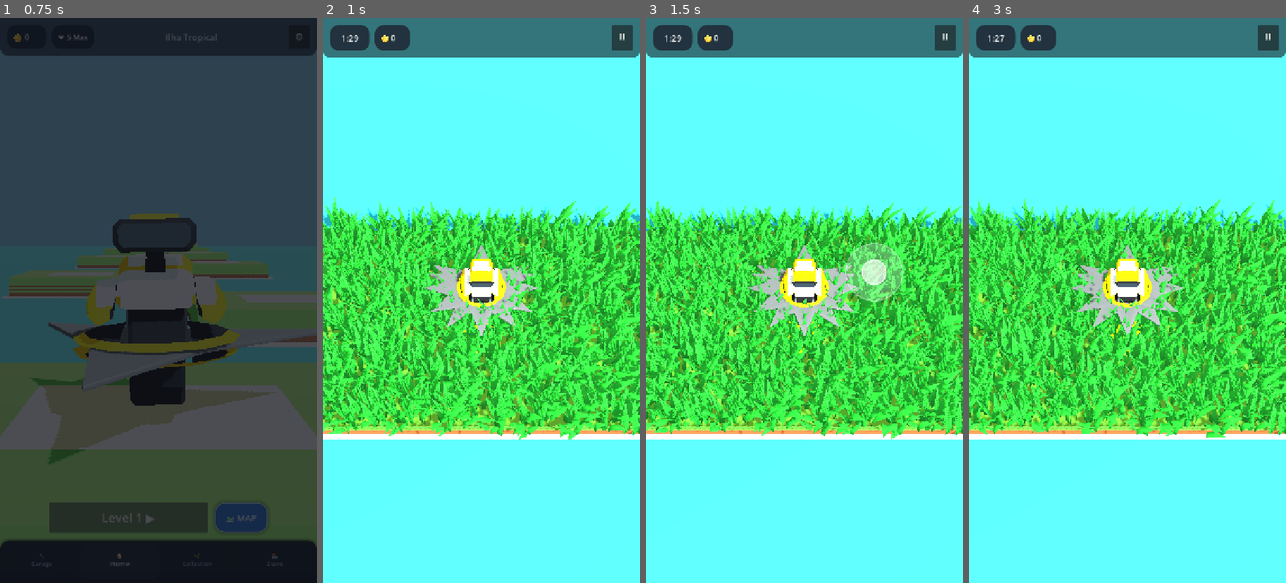
Above: before the commit, frames 1-4 (left to right).
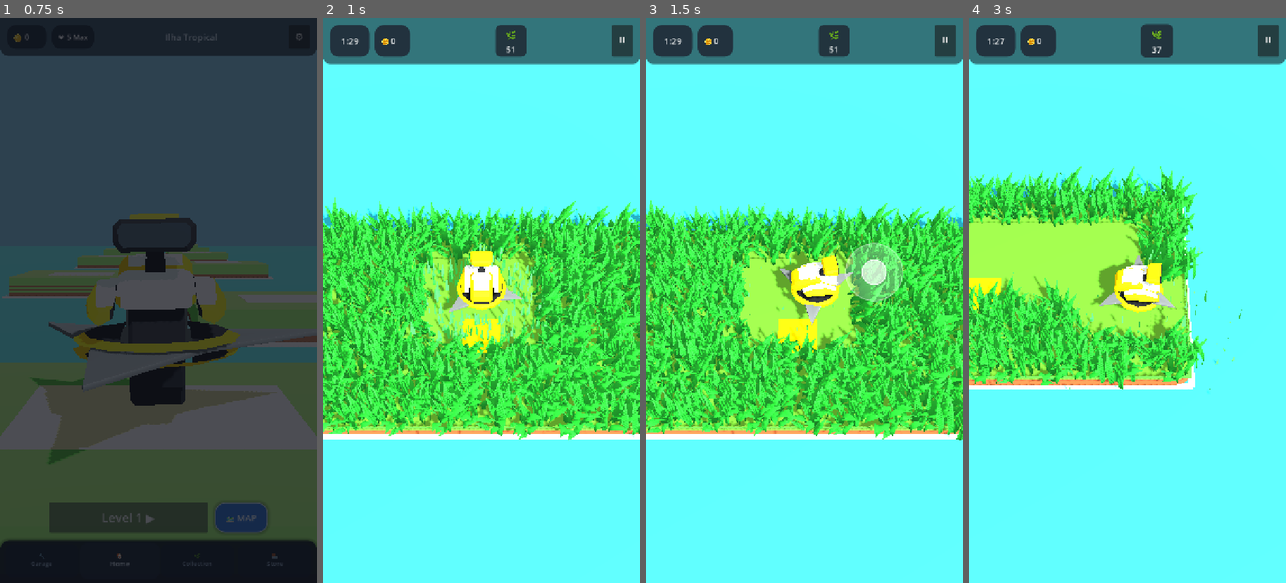
Above: after the commit, the same moments.

Repository: rogerbif/grass-cut-bot
Game: Godot game, scene res://scenes/menu/main_menu.tscn
Two runs of this game, one before a commit and one after it. Both use one fixed random seed, a clock stepped at 60 frames per second and the inputs below.
Inputs (mouse positions are in pixels of both pictures, inside the frame that each line leads up to):
- Up to frame 1 (0.75 s): click "Level 1 ▶" at 0.5 s
- Up to frame 2 (1 s): no input
- Up to frame 3 (1.5 s): tap Enter at 1.25 s; move the mouse to (874, 272) at 1.27 s; hold Right (ui_right) from 1.28 s (still down); hold Alt from 1.28 s (still down); click (874, 272) at 1.42 s
- Up to frame 4 (3 s): release Right (ui_right) at 2 s; release Alt at 2 s; drag from (1064, 328) to (1111, 413) at 2.02 s; move the mouse to (1159, 176) at 2.77 s; hold Right (ui_right) from 2.78 s (still down); tap Z at 2.85 s

Frame 1 is identical in both runs. In frame 2, 9.6% of the frame differs, in the area x 0-100%, y 1-63%; in frame 3, 32%; in frame 4, 43%, in the area x 0-100%, y 1-75%.
Error before the commit: Parse Error: Cannot find member "LEVEL_WON" in base "game_manager.gd.GameState". (res://scripts/cutter/cutter.gd:90)

Commit message:
fix(cutter): renomeia EyeExpression evitando sombreamento nativo e corrige GameState.VICTORY

Diff:
--- a/scripts/cutter/cutter.gd
+++ b/scripts/cutter/cutter.gd
@@ -87,7 +87,7 @@
 	if robot_eyes != null:
 		if new_state == GameManager.GameState.PAUSED:
 			robot_eyes.set_screen_off(true)
-		elif new_state == GameManager.GameState.LEVEL_WON:
+		elif new_state == GameManager.GameState.VICTORY:
 			robot_eyes.trigger_victory_reaction()
 		elif new_state == GameManager.GameState.PLAYING:
 			robot_eyes.set_screen_off(false)
@@ -191,13 +191,13 @@
 	if robot_eyes:
 		robot_eyes.set_look_direction(input_direction)
 		if is_moving:
-			if idle_eyes_timer > 5.0 and robot_eyes.current_expression == RobotEyes.Expression.SLEEPING:
-				robot_eyes.set_expression(RobotEyes.Expression.NORMAL)
+			if idle_eyes_timer > 5.0 and robot_eyes.current_expression == RobotEyes.EyeExpression.SLEEPING:
+				robot_eyes.set_expression(RobotEyes.EyeExpression.NORMAL)
 			idle_eyes_timer = 0.0
 		else:
 			idle_eyes_timer += delta
-			if idle_eyes_timer > 5.5 and robot_eyes.current_expression == RobotEyes.Expression.NORMAL:
-				robot_eyes.set_expression(RobotEyes.Expression.SLEEPING)
+			if idle_eyes_timer > 5.5 and robot_eyes.current_expression == RobotEyes.EyeExpression.NORMAL:
+				robot_eyes.set_expression(RobotEyes.EyeExpression.SLEEPING)
 
 	var target_speed: float = base_speed
 	if UpgradeManager != null:
--- a/scripts/cutter/robot_eyes.gd
+++ b/scripts/cutter/robot_eyes.gd
@@ -4,7 +4,7 @@
 ## Controlador de Expressões e Animação do Display de Olhos de LED (Cutter Bit)
 ## Gerencia as 10 expressões digitais, piscar procedural, reação a impactos e olhar dinâmico.
 
-enum Expression {
+enum EyeExpression {
 	NORMAL = 0,
 	HAPPY = 1,
 	SAD = 2,
@@ -26,8 +26,8 @@
 @export var blink_min_interval: float = 3.0
 @export var blink_max_interval: float = 6.0
 
-var current_expression: Expression = Expression.NORMAL
-var default_expression: Expression = Expression.NORMAL
+var current_expression: EyeExpression = EyeExpression.NORMAL
+var default_expression: EyeExpression = EyeExpression.NORMAL
 
 var _material: ShaderMaterial
 var _blink_timer: float = 0.0
@@ -42,7 +42,7 @@
 func _ready() -> void:
 	_init_screen_material()
 	_reset_blink_timer()
-	set_expression(Expression.NORMAL)
+	set_expression(EyeExpression.NORMAL)
 
 func _init_screen_material() -> void:
 	if screen_mesh == null:
@@ -74,7 +74,7 @@
 			set_expression(default_expression)
 
 	# Temporizador do piscar autônomo
-	if auto_blink_enabled and current_expression != Expression.SLEEPING and current_expression != Expression.OFF:
+	if auto_blink_enabled and current_expression != EyeExpression.SLEEPING and current_expression != EyeExpression.OFF:
 		_blink_timer -= delta
 		if _blink_timer <= 0.0 and not _is_blinking:
 			play_blink()
@@ -84,7 +84,7 @@
 	_blink_timer = randf_range(blink_min_interval, blink_max_interval)
 
 ## Altera a expressão atual dos olhos
-func set_expression(expr: Expression, custom_color: Color = Color.TRANSPARENT, duration: float = 0.0) -> void:
+func set_expression(expr: EyeExpression, custom_color: Color = Color.TRANSPARENT, duration: float = 0.0) -> void:
 	current_expression = expr
 	if duration > 0.0:
 		_temporary_timer = duration
@@ -101,9 +101,9 @@
 	var target_color: Color = COLOR_CYAN
 	if custom_color != Color.TRANSPARENT:
 		target_color = custom_color
-	elif expr == Expression.ANGRY:
+	elif expr == EyeExpression.ANGRY:
 		target_color = COLOR_RED_ANGRY
-	elif expr == Expression.ALERT:
+	elif expr == EyeExpression.ALERT:
 		target_color = COLOR_YELLOW_ALERT
 
 	_animate_color(target_color, 0.15)
@@ -141,7 +141,7 @@
 		return
 
 	# Expressão Bravo com modo de ataque em vermelho vivo
-	set_expression(Expression.ANGRY, COLOR_RED_ANGRY, 0.75)
+	set_expression(EyeExpression.ANGRY, COLOR_RED_ANGRY, 0.75)
 
 	# Efeito de tremor/glitch elétrico no display
 	if _glitch_tween != null and _glitch_tween.is_valid():
@@ -156,7 +156,7 @@
 
 ## Dispara reação de vitória (Estrelas e Coração) com pulso de brilho
 func trigger_victory_reaction() -> void:
-	set_expression(Expression.VICTORY, COLOR_CYAN)
+	set_expression(EyeExpression.VICTORY, COLOR_CYAN)
 	if _material == null:
 		return
 
@@ -173,9 +173,9 @@
 ## Desliga a tela (para menu de pausa ou sem bateria)
 func set_screen_off(is_off: bool) -> void:
 	if is_off:
-		set_expression(Expression.OFF)
+		set_expression(EyeExpression.OFF)
 	else:
-		set_expression(Expression.NORMAL)
+		set_expression(EyeExpression.NORMAL)
 
 func _animate_color(new_color: Color, duration: float) -> void:
 	if _material == null:
Not shown: 1 places in shaders/eye_display_material.tres that only renumber resources
